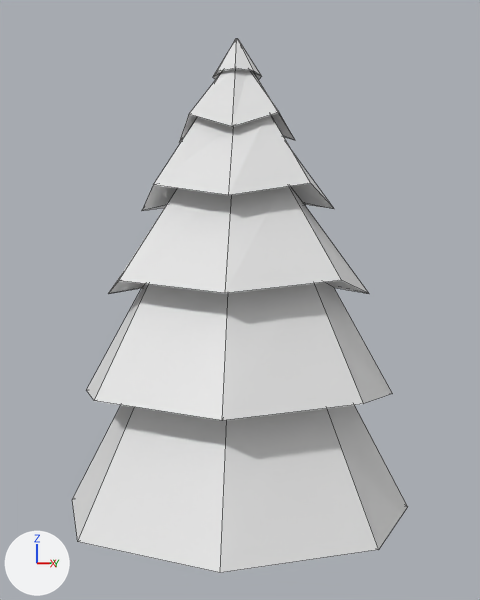
The Blender file Coma/Assets/Models/tree2.blend, before and after one commit.
The view is the same before and after, from a camera (50 mm lens) standing at (10.88, -9.38, 5.13) and looking at (0.04, 0.05, 5.04). The axes (+X, +Y, +Z) are drawn at lower left. The lights are the same throughout. Mesh edges are drawn as thin lines.
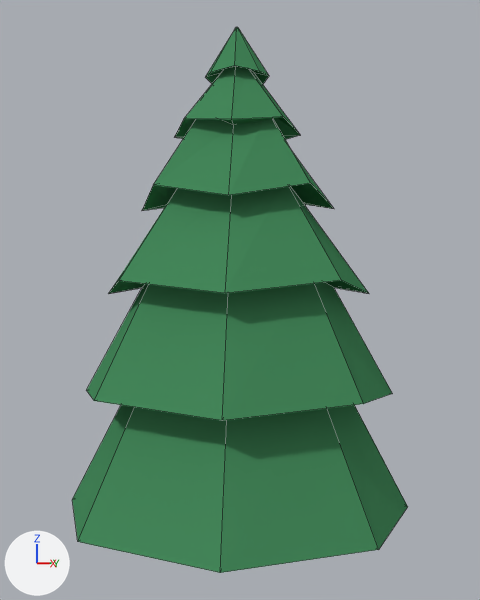
The change in detail:
Material 'spruce' (mat_spruce) is new.
Its base color is (0.0612, 0.253, 0.107) (green #468a5c).
me_cylinder is used by ob_cylinder; location (0.0, 0.0, 0.0).
me_cylinder had 104 vertices, 97 faces and spanned x -3.76..3.76, y -3.76..3.76, z 0.66..10.65.
me_cylinder now has 104 vertices, 97 faces and spans x -3.76..3.76, y -3.76..3.76, z 0.66..10.89.
me_cylinder part 1: 24 of 104 vertices moved; they spanned x -1.3..1.3, y -1.3..1.3, z 8.45..10.65 and now span x -1.41..1.41, y -1.41..1.41, z 8.57..10.89; mean shift (0.0, 0.0, 0.07); largest move (0.02, 0.02, 10.65) -> (0.02, 0.02, 10.89).
me_cylinder now uses material mat_spruce (green #468a5c).

Where the change shows, as pixel boxes (x1, y1, x2, y2) in the pictures (480 x 600 px; the box of a moved part takes in the faces that stretch with it):
'Cylinder', recoloured, reshaped (white to green): before (72, 39, 408, 573); after (72, 27, 408, 573)
part 1 of me_cylinder, moved or reshaped: before (180, 39, 295, 142); after (175, 27, 300, 140)
